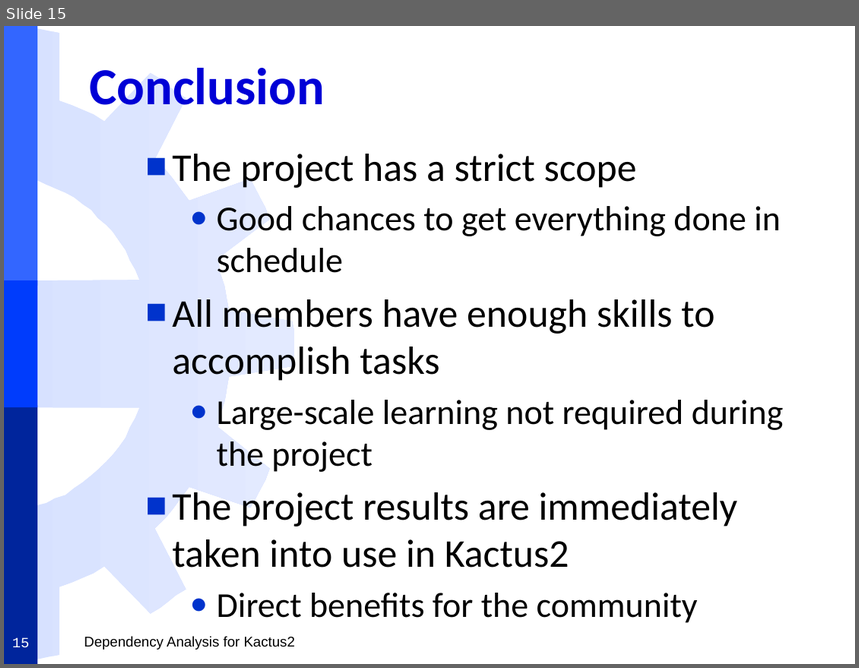
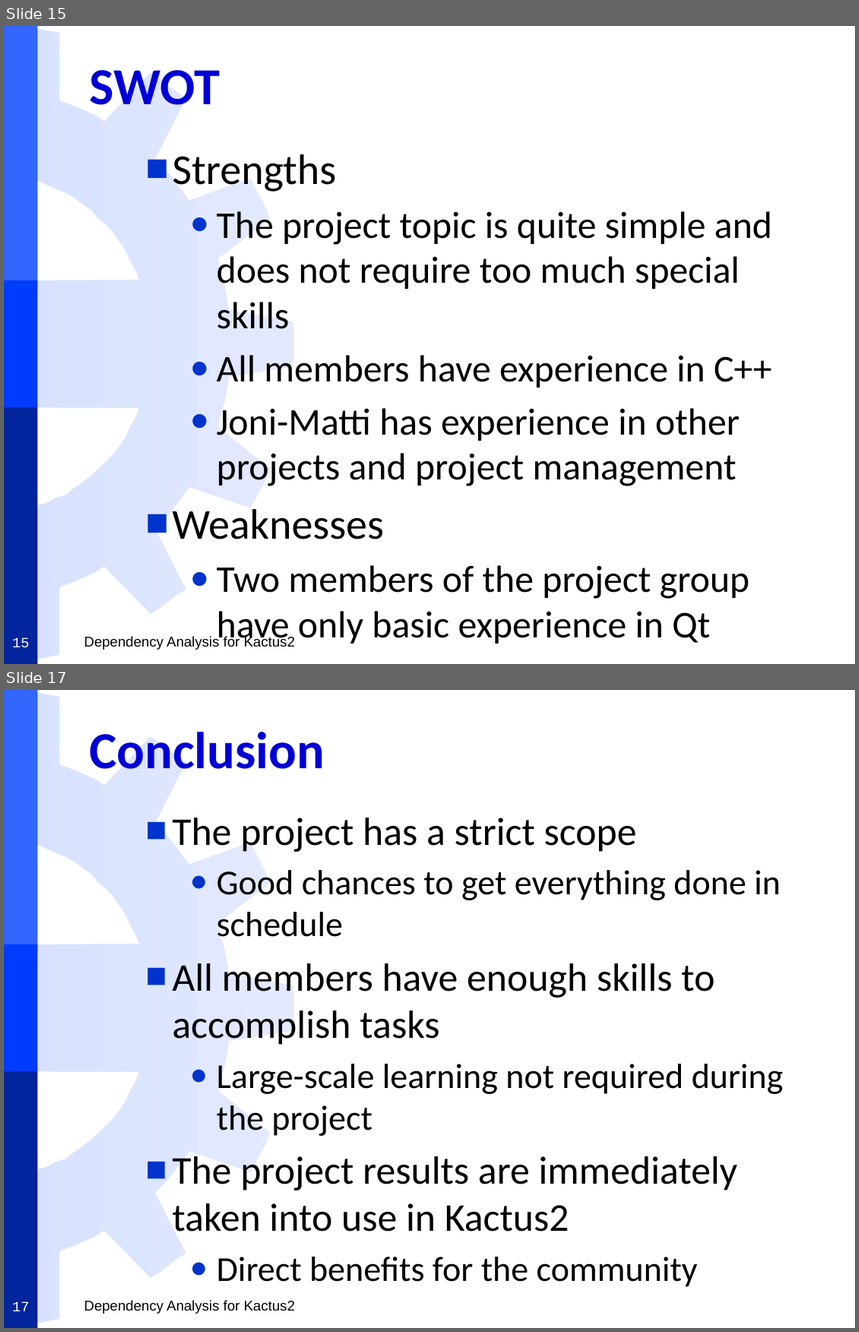
Before and after one commit to darwinbeing/kactus2all, a slide deck: Administrative/Project Plan Slides.pptx. Shown one above the other, each under a label of ours: slide 15 before the commit, slides 15 and 17 after it; the slides between them are not shown. The pictures are 859x668 and 859x1332 pixels, drawn with LibreOffice and Linux fonts; fonts in the diff are those of the drawing; background and template pictures are left out. Boxes give left, top, right and bottom in pixels: in the first picture for what was removed or moved away, otherwise in the second. Text is boxed around its words. In the diff, an @@ line names an element or a change of style, - is before the commit and + after.

Commit message:
Updated the project plan slides.

```diff
--- a/Administrative/Project Plan Slides.pptx
+++ b/Administrative/Project Plan Slides.pptx
@@ slide 15 added at [4,26,855,664], background #FFFFFF; not listed: 5 template elements that a slide beside it also shows @@
@@ title added at [90,70,221,105], 44 pt, text #0000D6, bold @@
+SWOT
@@ text added at [172,154,772,647], 32 pt, text #000000 @@
+■ Strengths
+  ● The project topic is quite simple and does not require too much special skills
+  ● All members have experience in C++
+  ● Joni-Matti has experience in other projects and project management
+■ Weaknesses
+  ● Two members of the project group have only basic experience in Qt
@@ page number added at [12,638,29,648], 12 pt, text #FFFFFF @@
+15
@@ what was slide 15 is now slide 17 @@
@@ page number at [12,1302,29,1312]: text changed @@
-15
+17
```
Also in this commit, not shown: 1 slide changed, 1 other slide added.
